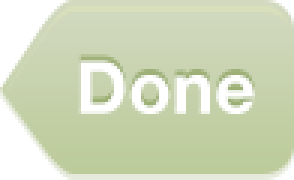
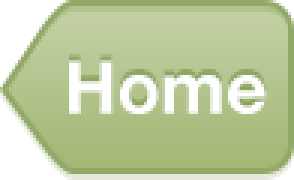
Before/after of a 294px x 180px layered artwork. What changed in the layer stack:
hid "Done" over [78, 60, 255, 114]
showed "Home" over [69, 60, 267, 114]
